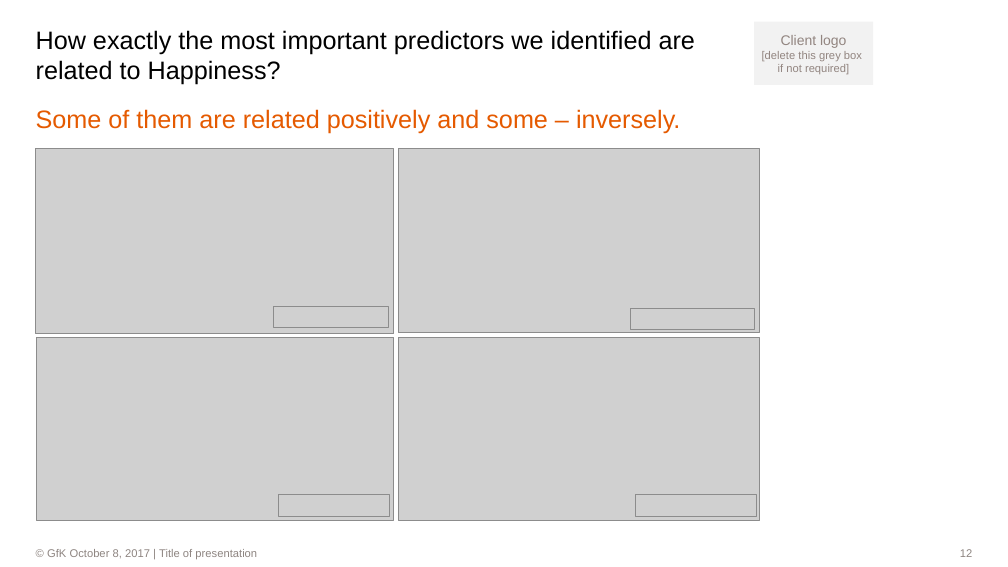
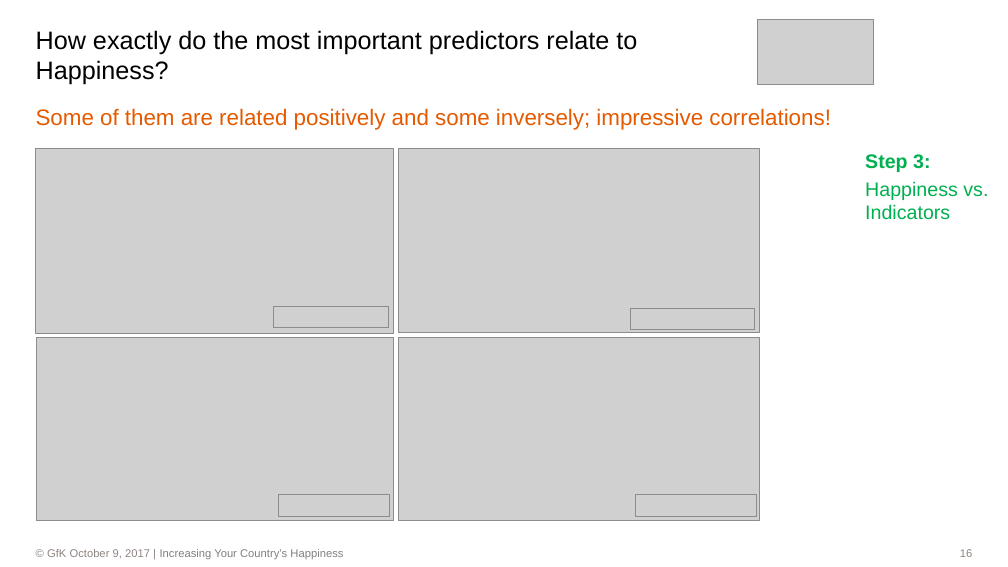
Before and after one commit to dl7631/Predict_World_Happiness, a slide deck: slide 16 of World Happiness.pptx (slide 12 before the commit). Drawn at 1008x567 pixels with LibreOffice and Linux fonts; fonts in the diff are those of the drawing; grey boxes stand for pictures; background and template pictures are left out. Boxes give left, top, right and bottom in pixels: in the first picture for what was removed or moved away, otherwise in the second. Text is boxed around its words. In the diff, an @@ line names an element or a change of style, - is before the commit and + after.

Commit message:
On Monday, October 9

```diff
--- a/World Happiness.pptx
+++ b/World Happiness.pptx
@@ rectangle removed at (x1=754, y1=21, x2=873, y2=85) @@
-Client logo
-[delete this grey box
-if not required]
@@ picture added at (x1=757, y1=20, x2=874, y2=85) @@
@@ title at (x1=36, y1=30, x2=637, y2=85): text changed @@
-How exactly the most important predictors we identified are related to Happiness?
+How exactly do the most important predictors relate to Happiness?
@@ text at (x1=36, y1=108, x2=831, y2=130): text changed; size 18 to 16 pt @@
-Some of them are related positively and some – inversely.
+Some of them are related positively and some inversely; impressive correlations!
@@ text added at (x1=865, y1=154, x2=988, y2=220), 14 pt, text #00B050 @@
+Step 3:
+Happiness vs. Indicators
@@ text at (x1=47, y1=549, x2=343, y2=559): text changed; text colour #8E8581 to #808080 @@
-                © GfK October 8, 2017 | Title of presentation
+                © GfK October 9, 2017 | Increasing Your Country’s Happiness
@@ page number at (x1=960, y1=549, x2=972, y2=557): text changed @@
-12
+16
```
Also in this commit, not shown: 20 other slides changed, 3 slides added, 14 slides removed, 5 other files.
